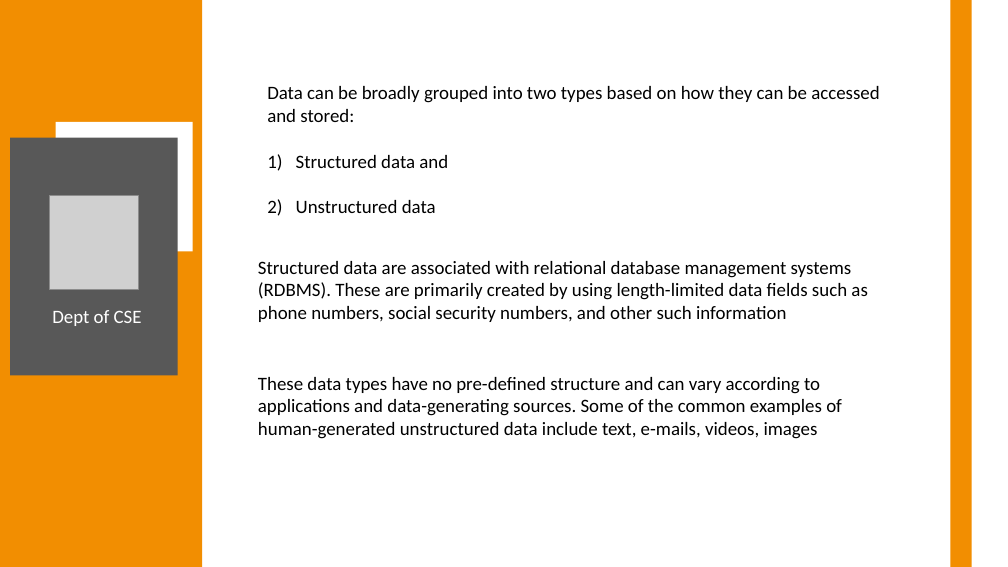
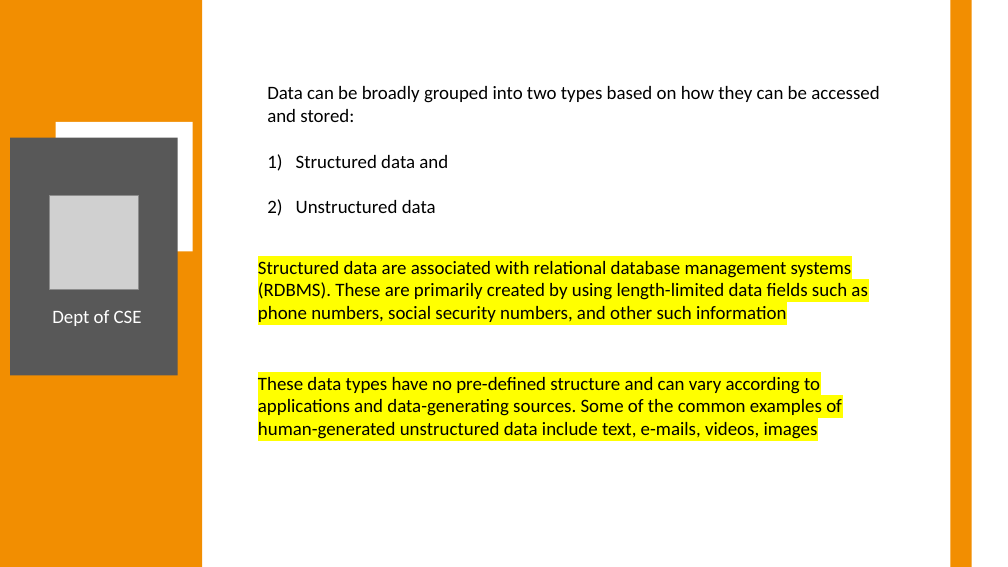
Before and after one commit to Anish202020/7th-Semester, a slide deck: slide 3 of 21 Schema Notes/Internet of Things/Module 3/Module3 PPT.pptx. Drawn at 1008x567 pixels with LibreOffice and Linux fonts; fonts in the diff are those of the drawing; grey boxes stand for pictures. Boxes give left, top, right and bottom in pixels: in the first picture for what was removed or moved away, otherwise in the second. Text is boxed around its words. In the diff, an @@ line names an element or a change of style, - is before the commit and + after.

```diff
--- a/21 Schema Notes/Internet of Things/Module 3/Module3 PPT.pptx
+++ b/21 Schema Notes/Internet of Things/Module 3/Module3 PPT.pptx
@@ text "Structured data are associated with ..." at (258, 261, 867, 322): highlight none to #FFFF00 @@
@@ text "These data types have no ..." at (258, 377, 842, 439): highlight none to #FFFF00 @@
```
Also in this commit, not shown: 7 other slides changed, 7 other files.
